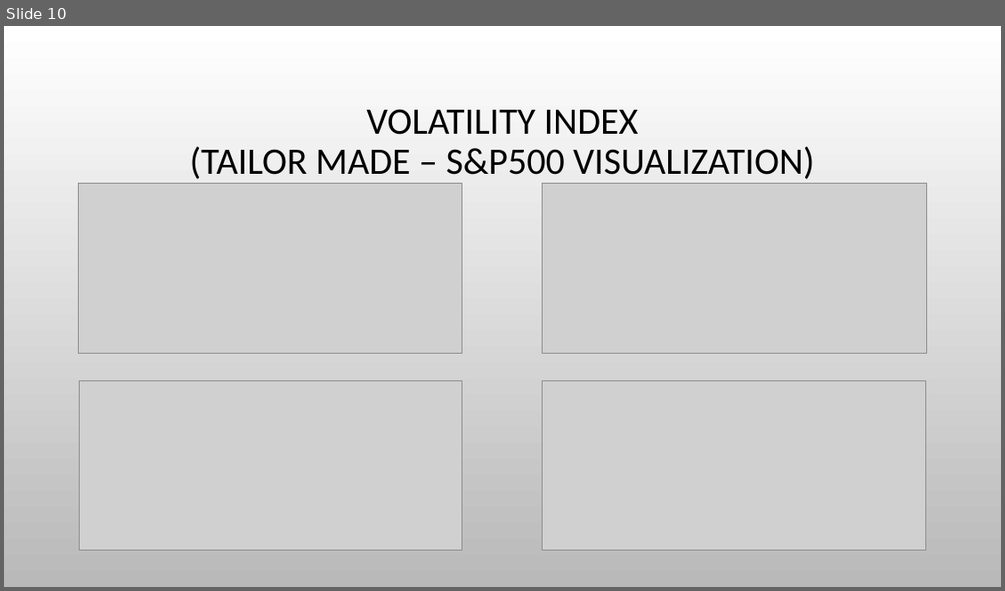
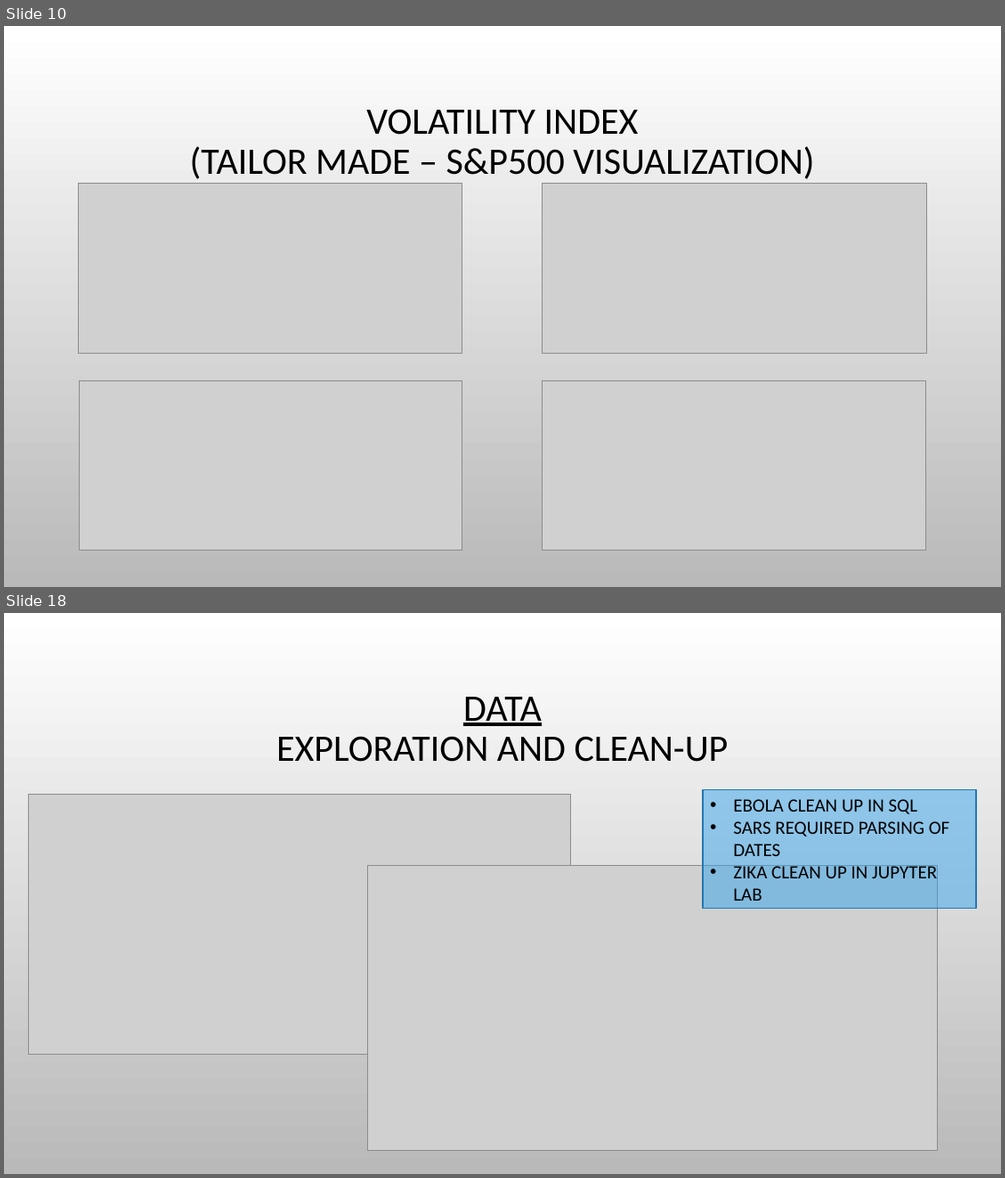
Before and after one commit to sunwukong76/GroupProject1, a slide deck: Code/Andres_Mejia/Visualizations_AM.pptx. Shown one above the other, each under a label of ours: slide 10 before the commit, slides 10 and 18 after it; the slides between them are not shown. The pictures are 1005x591 and 1005x1178 pixels, drawn with LibreOffice and Linux fonts; fonts in the diff are those of the drawing; grey boxes stand for pictures; background and template pictures are left out. Boxes give left, top, right and bottom in pixels: in the first picture for what was removed or moved away, otherwise in the second. Text is boxed around its words. In the diff, an @@ line names an element or a change of style, - is before the commit and + after.

```diff
--- a/Code/Andres_Mejia/Visualizations_AM.pptx
+++ b/Code/Andres_Mejia/Visualizations_AM.pptx
@@ slide 18 added at box(4, 613, 1001, 1174), background picture (left out) @@
@@ title added at box(276, 697, 728, 762), 36 pt, text #000000 @@
+DATA
+EXPLORATION AND CLEAN-UP
@@ picture added at box(29, 794, 571, 1054) @@
@@ rectangle added at box(703, 789, 976, 908), fill #2FA3EE at 48% opacity, outline #2379B0 1.25 pt, 18 pt, text #000000 @@
+• EBOLA CLEAN UP IN SQL
+• SARS REQUIRED PARSING OF DATES
+• ZIKA CLEAN UP IN JUPYTER LAB
@@ picture added at box(367, 865, 938, 1150) @@
```
Also in this commit, not shown: 8 other slides added.
